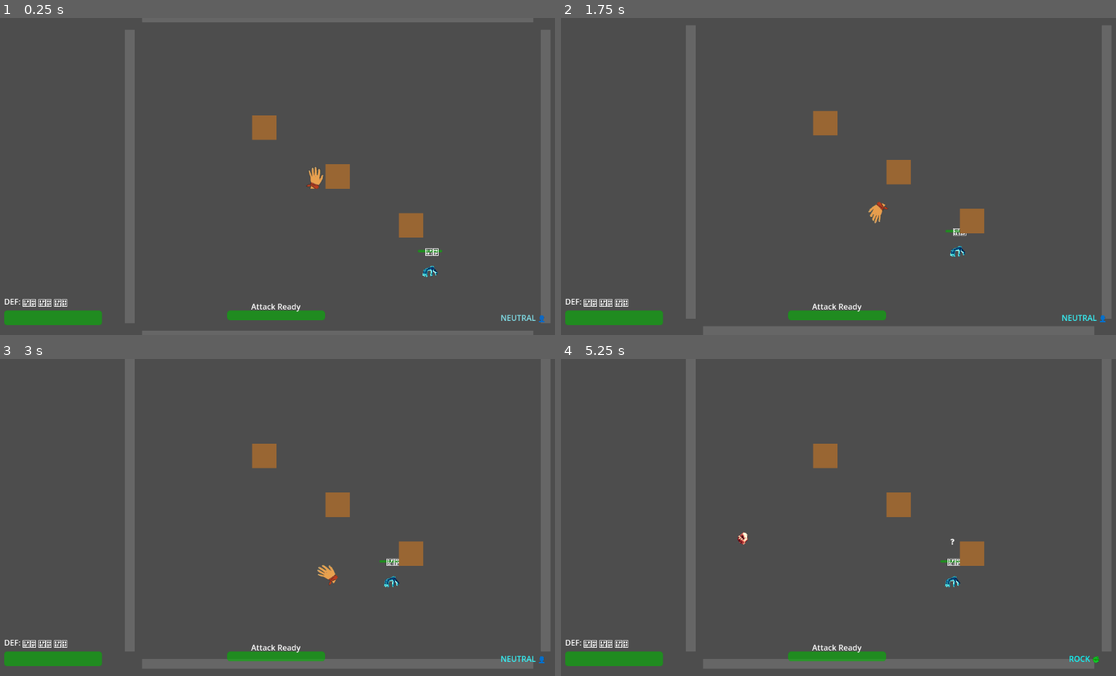
Above: before the commit, frames 1-4 (two rows, left to right).
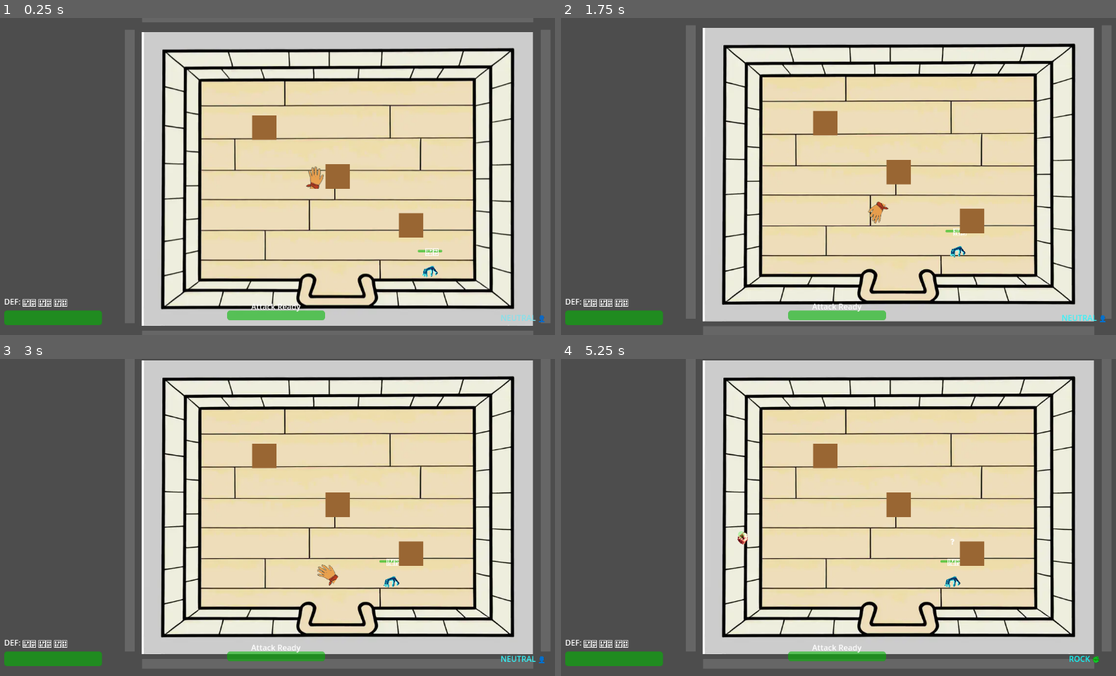
Above: after the commit, the same moments.

Repository: LouisZCode/rogue_hands_action_v1
Game: Godot game, scene res://scenes/main.tscn
Two runs of this game, one before a commit and one after it. Both use one fixed random seed, a clock stepped at 60 frames per second and the inputs below.
Inputs:
- Up to frame 1 (0.25 s): no input
- Up to frame 2 (1.75 s): hold Right (move_right) 0.53-1.28 s; tap Space (attack) at 0.6 s; hold Down (move_down) from 1.28 s (still down); tap S (gesture_paper) at 1.35 s
- Up to frame 3 (3 s): release Down (move_down) at 2.03 s; hold Right (move_right) 2.03-2.78 s; hold A (gesture_rock) 2.03-2.78 s; hold Up (move_up) from 2.78 s (still down); tap D (gesture_scissors) at 2.85 s
- Up to frame 4 (5.25 s): release Up (move_up) at 3.53 s; hold Left (move_left) 3.53-5.03 s; tap Space (attack) at 3.6 s; tap S (gesture_paper) at 4.35 s; hold Down (move_down) from 5.03 s (still down); hold A (gesture_rock) from 5.03 s (still down)

The runs differ from the first frame. In frame 1, 63% of the frame differs, in the area x 25-97%, y 4-98%; in frame 2, 63%; in frame 3, 63%; in frame 4, 63%, in the area x 25-97%, y 0-94%.

Commit message:
Start of Parry visual effect Test

Diff:
--- a/Scripts/Player.gd
+++ b/Scripts/Player.gd
@@ -40,6 +40,11 @@
 @export var stun_duration: float = 3.0
 var stun_timer: float = 0.0
 var is_stunned: bool = false
+
+# Parry window system
+@export var parry_window_duration: float = 1.0
+var parry_window_timer: float = 0.0
+var is_parry_window_active: bool = false
 
 # Track which enemies have been hit during current dash
 var enemies_hit_this_dash: Array[Node] = []
@@ -76,6 +81,7 @@
 @onready var stun_indicator: Label = $StunIndicator
 @onready var attack_area: Area2D = $AttackArea
 @onready var walking_audio: AudioStreamPlayer2D = $WalkingAudioPlayer
+@onready var parry_circle: Label = $ParryCircle
 
 # Audio management
 var audio_manager: AudioManager
@@ -123,12 +129,16 @@
 	audio_manager = AudioManager.new()
 	# Initialize camera shake system
 	base_camera_position = camera.position
+	# Initialize parry circle as hidden
+	if parry_circle:
+		parry_circle.visible = false
 
 func _physics_process(delta):
 	handle_movement(delta)
 	handle_input()
 	update_animation_state(delta)
 	update_screen_shake(delta)
+	update_parry_window(delta)
 
 	# Update attack cooldown - only recover when in neutral stance
 	if attack_cooldown_timer > 0 and current_stance == Stance.NEUTRAL:
@@ -260,6 +270,13 @@
 
 		previous_stance = current_stance
 		current_stance = new_stance
+
+		# Start parry window when entering non-neutral stance
+		if new_stance != Stance.NEUTRAL:
+			start_parry_window()
+		else:
+			stop_parry_window()
+
 		update_stance_visual()
 		stance_changed.emit(current_stance)
 
@@ -736,3 +753,41 @@
 func _on_attack_area_body_entered(body):
 	# This is called when something enters attack range
 	pass
+
+func start_parry_window():
+	# Start the parry window timer and show visual indicator
+	is_parry_window_active = true
+	parry_window_timer = parry_window_duration
+	if parry_circle:
+		parry_circle.visible = true
+		parry_circle.modulate = Color(0, 1, 0, 0.5)  # Semi-transparent green
+		parry_circle.scale = Vector2(1.0, 1.0)
+
+func stop_parry_window():
+	# Stop the parry window and hide visual indicator
+	is_parry_window_active = false
+	parry_window_timer = 0.0
+	if parry_circle:
+		parry_circle.visible = false
+
+func update_parry_window(delta):
+	# Update parry window timer and visual feedback
+	if is_parry_window_active and parry_window_timer > 0:
+		parry_window_timer -= delta
+
+		# Update visual indicator based on remaining time
+		if parry_circle and parry_circle.visible:
+			var time_ratio = parry_window_timer / parry_window_duration
+			# Fade out the circle as time runs out
+			parry_circle.modulate.a = time_ratio * 0.5  # Max alpha of 0.5
+			# Optionally shrink the circle as well
+			var scale_factor = 0.5 + (time_ratio * 0.5)  # Scale from 0.5 to 1.0
+			parry_circle.scale = Vector2(scale_factor, scale_factor)
+
+		# Stop parry window when timer expires
+		if parry_window_timer <= 0:
+			stop_parry_window()
+
+func is_in_parry_window() -> bool:
+	# Check if player is currently in the parry window
+	return is_parry_window_active and parry_window_timer > 0
--- a/scenes/Player.tscn
+++ b/scenes/Player.tscn
@@ -173,6 +173,15 @@
 [node name="WalkingAudioPlayer" type="AudioStreamPlayer2D" parent="."]
 volume_db = -10.0
 
+[node name="ParryCircle" type="Label" parent="."]
+visible = false
+position = Vector2(-35, -35)
+size = Vector2(70, 70)
+scale = Vector2(5, 5)
+text = "🟢"
+horizontal_alignment = 1
+vertical_alignment = 1
+
 [node name="Camera2D" type="Camera2D" parent="."]
 limit_left = -450
 limit_top = -350
--- a/scenes/main.tscn
+++ b/scenes/main.tscn
@@ -1,5 +1,6 @@
-[gd_scene load_steps=7 format=3 uid="uid://cmtfliwxho6h3"]
-
+[gd_scene load_steps=8 format=3 uid="uid://cmtfliwxho6h3"]
+
+[ext_resource type="Texture2D" uid="uid://2gce4meq0oy6" path="res://assets/test_sprites/room_test.webp" id="1_jyhfs"]
 [ext_resource type="PackedScene" uid="uid://bphmcqkdqkh7k" path="res://scenes/Player.tscn" id="1_player"]
 [ext_resource type="PackedScene" uid="uid://d1e8j4xvn7m2p" path="res://scenes/Enemy.tscn" id="2_enemy"]
 [ext_resource type="Script" uid="uid://bw82gn2gctyxi" path="res://Scripts/GameManager.gd" id="3_game_manager"]
@@ -14,6 +15,10 @@
 size = Vector2(50, 50)
 
 [node name="Main" type="Node2D"]
+
+[node name="RoomTest2" type="Sprite2D" parent="."]
+position = Vector2(-1, 5)
+texture = ExtResource("1_jyhfs")
 
 [node name="Background" type="ColorRect" parent="."]
 anchors_preset = 15
Binary file added: assets/test_sprites/room_test.webp
Not shown, added: assets/test_sprites/room_test.webp.import
Not shown, added: CLAUDE.local.md
Not shown, added: assets/test_sprites/room_test.png8
